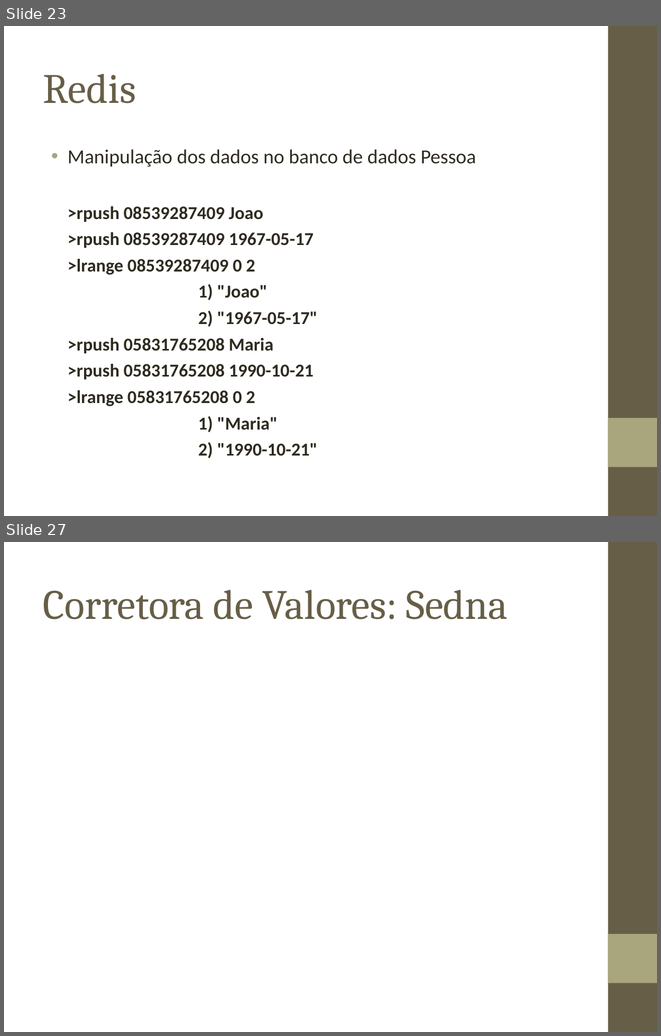
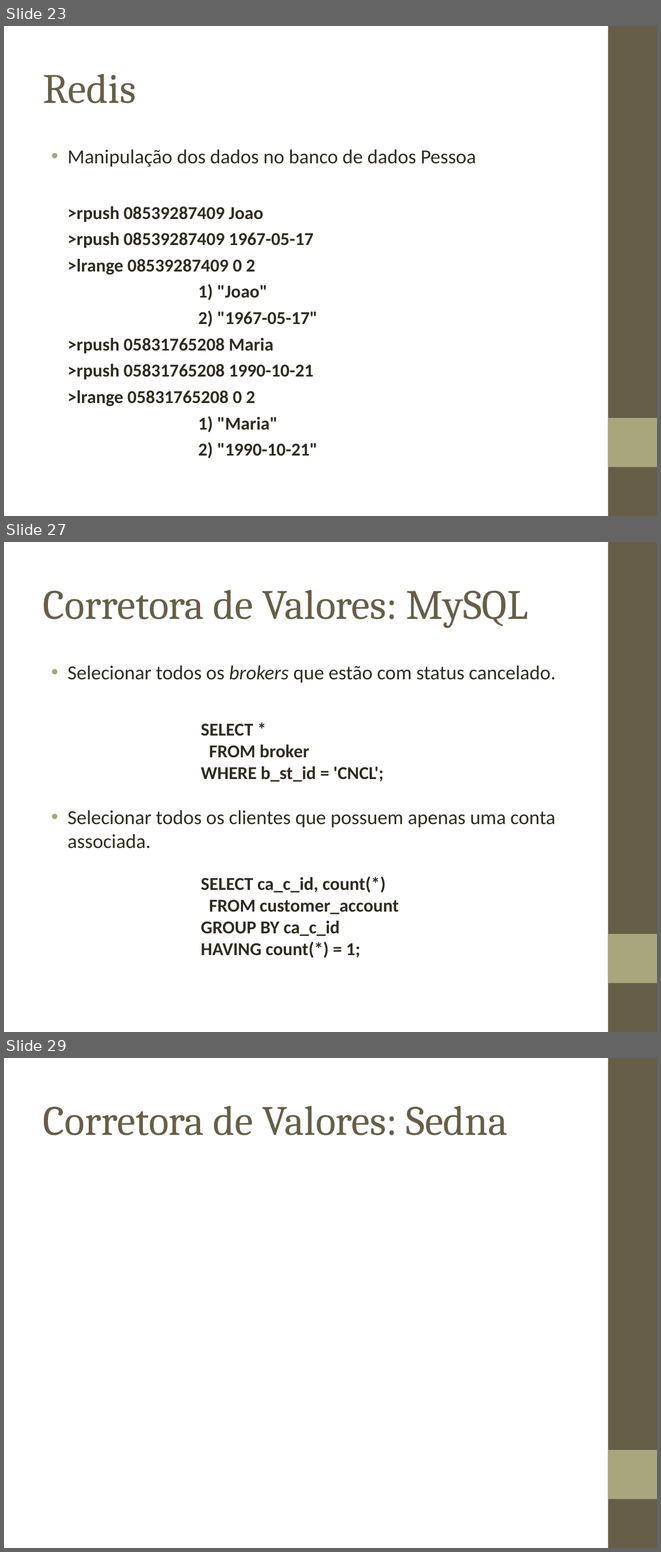
Before and after one commit to biacpaixao/Projeto_Final, a slide deck: apresentacao_projeto_final.ppt. Shown one above the other, each under a label of ours: slides 23 and 27 before the commit, slides 23, 27 and 29 after it; the slides between them are not shown. The pictures are 661x1036 and 661x1552 pixels, drawn with LibreOffice and Linux fonts; fonts in the diff are those of the drawing; background and template pictures are left out. Boxes give left, top, right and bottom in pixels: in the first picture for what was removed or moved away, otherwise in the second. Text is boxed around its words. In the diff, an @@ line names an element or a change of style, - is before the commit and + after.

```diff
--- a/apresentacao_projeto_final.ppt
+++ b/apresentacao_projeto_final.ppt
@@ slide 27 added at [4,542,657,1032], background picture (left out); not listed: 2 template elements that a slide beside it also shows @@
@@ title added at [43,590,528,628], 46 pt, text #675E47 @@
+Corretora de Valores: MySQL
@@ text added at [68,665,556,848], 22 pt, text #2F2B20 @@
+• Selecionar todos os brokers que estão com status cancelado.
+• Selecionar todos os clientes que possuem apenas uma conta associada.
@@ text added at [201,723,383,782], 20 pt, text #2F2B20, bold @@
+SELECT *
+FROM broker
+WHERE b_st_id = 'CNCL';
@@ text added at [201,876,399,958], 20 pt, text #2F2B20, bold @@
+SELECT ca_c_id, count(*)
+FROM customer_account
+GROUP BY ca_c_id
+HAVING count(*) = 1;
@@ what was slide 27 is now slide 29 @@
```
Also in this commit, not shown: 5 slides changed, 6 other slides added, 1 slide removed, 4 other files.
